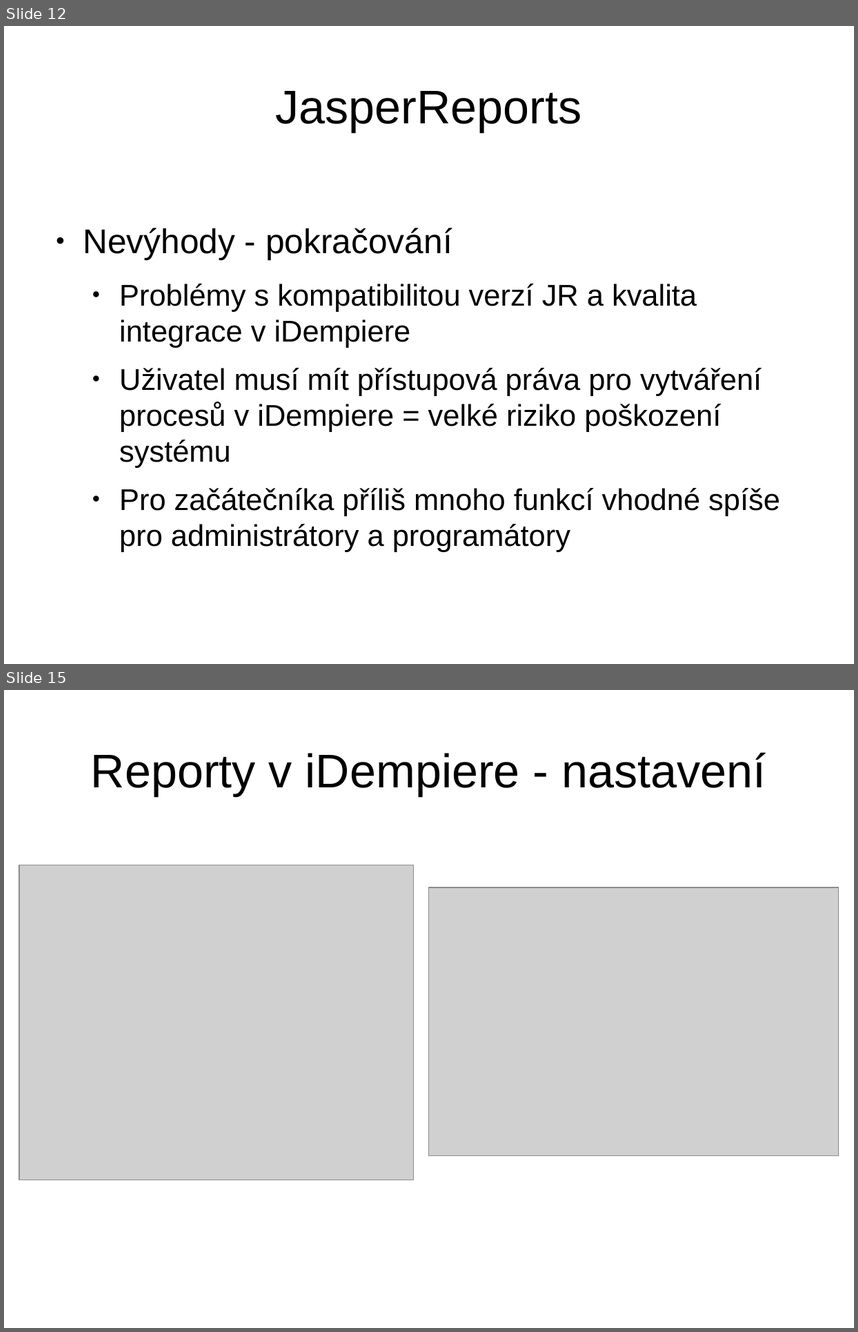
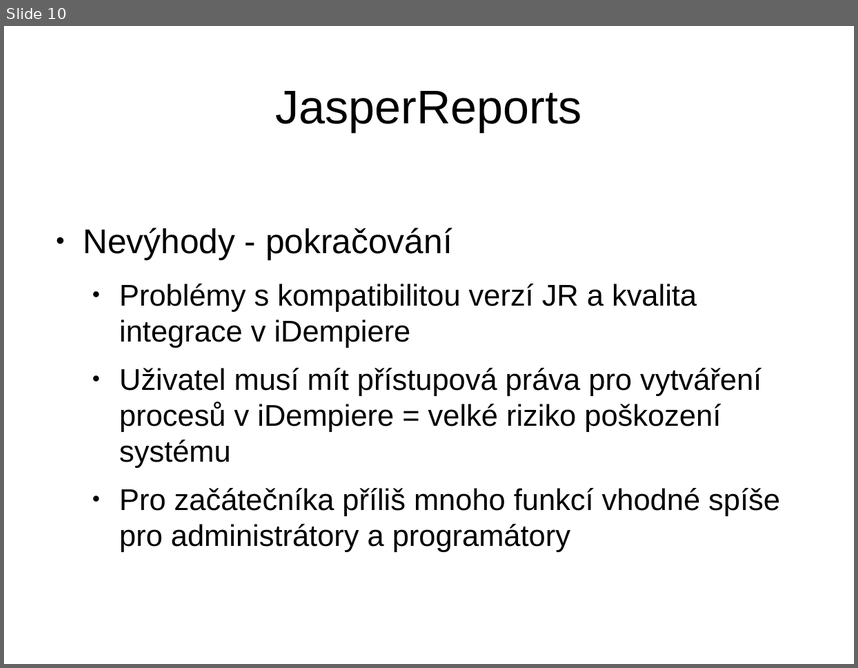
Before and after one commit to martin-vavrusak/mgr_statnice, a slide deck: !prezentace/vavrusak_WYSIVYG.odp. Shown one above the other, each under a label of ours: slides 12 and 15 before the commit, slide 10 after it; the slides between them are not shown. The pictures are 858x1332 and 858x668 pixels, drawn with LibreOffice and Linux fonts; fonts in the diff are those of the drawing; grey boxes stand for pictures. Boxes give left, top, right and bottom in pixels: in the first picture for what was removed or moved away, otherwise in the second. Text is boxed around its words. In the diff, an @@ line names an element or a change of style, - is before the commit and + after.

```diff
--- a/!prezentace/vavrusak_WYSIVYG.odp
+++ b/!prezentace/vavrusak_WYSIVYG.odp
@@ slide 15 removed at bbox=[4, 690, 854, 1328], background #FFFFFF @@
@@ title removed at bbox=[91, 752, 766, 796] @@
-Reporty v iDempiere - nastavení
@@ picture removed at bbox=[19, 865, 415, 1179] @@
@@ picture removed at bbox=[429, 887, 839, 1156] @@
@@ what was slide 12 is now slide 10 @@
```
Also in this commit, not shown: 8 slides changed, 6 slides added, 11 other slides removed.
